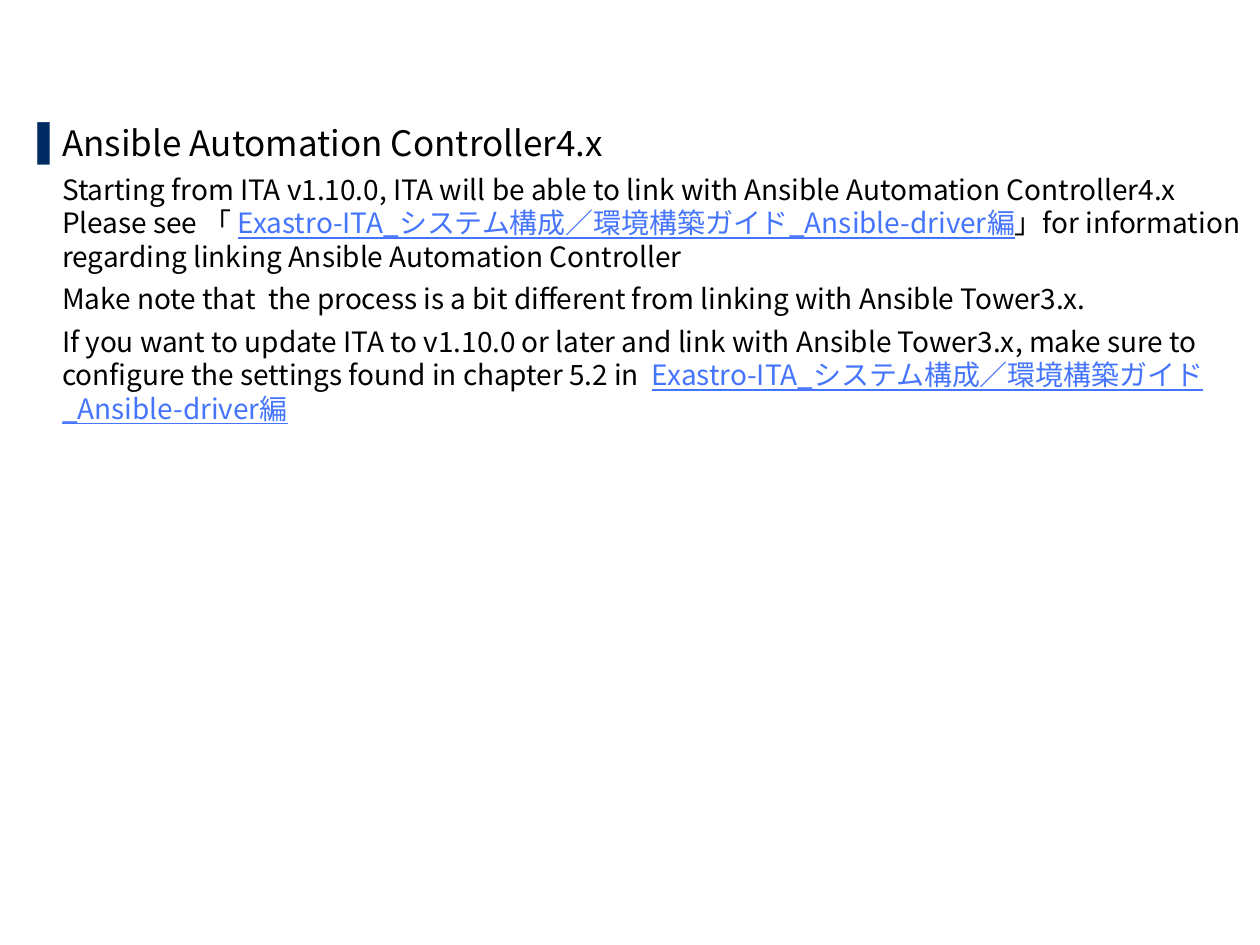
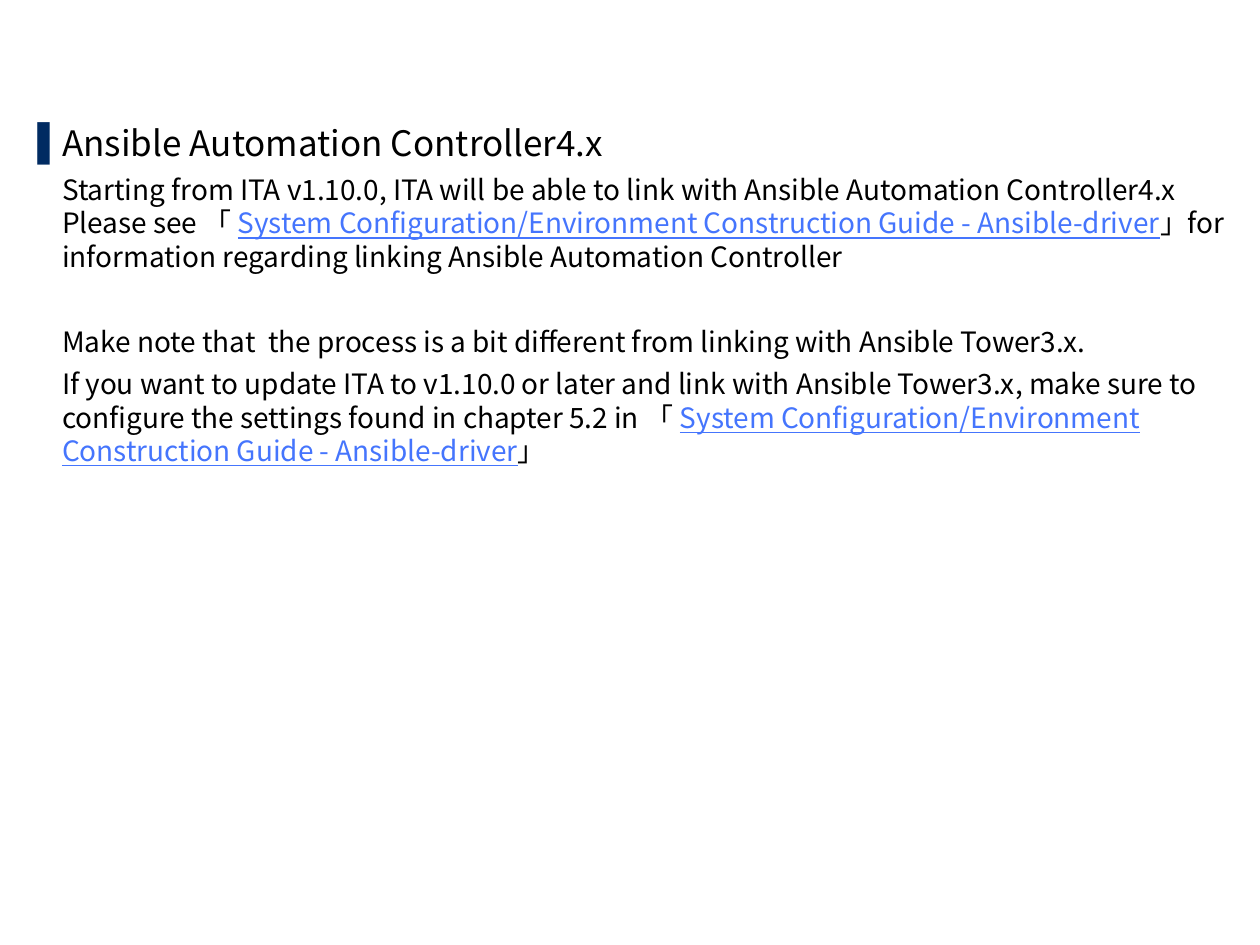
Before and after one commit to exastro-suite/it-automation-docs, a slide deck: slide 18 of asset/Learn/ITA-version-up.pptx. Drawn at 1260x945 pixels with LibreOffice and Linux fonts; fonts in the diff are those of the drawing; background and template pictures are left out. Boxes give left, top, right and bottom in pixels: in the first picture for what was removed or moved away, otherwise in the second. Text is boxed around its words. In the diff, an @@ line names an element or a change of style, - is before the commit and + after.

```diff
--- a/asset/Learn/ITA-version-up.pptx
+++ b/asset/Learn/ITA-version-up.pptx
@@ text at bbox=[62, 177, 1224, 274]: text changed @@
-  Starting from ITA v1.10.0, ITA will be able to link with Ansible Automation Controller4.x
-  Please see 「 Exastro-ITA_システム構成／環境構築ガイド_Ansible-driver編」for information regarding linking Ansible Automation Controller
+  Starting from ITA v1.10.0, ITA will be able to link with Ansible Automation Controller4.x
+  Please see 「 System Configuration/Environment Construction Guide - Ansible-driver」for information regarding linking Ansible Automation Controller
@@ text at bbox=[62, 371, 1196, 466]: text changed @@
-  If you want to update ITA to v1.10.0 or later and link with Ansible Tower3.x, make sure to configure the settings found in chapter 5.2 in Exastro-ITA_システム構成／環境構築ガイド_Ansible-driver編
+  If you want to update ITA to v1.10.0 or later and link with Ansible Tower3.x, make sure to configure the settings found in chapter 5.2 in 「 System Configuration/Environment Construction Guide - Ansible-driver」
```
Also in this commit, not shown: 13 other slides changed, 2 slides added, 11 other files.
